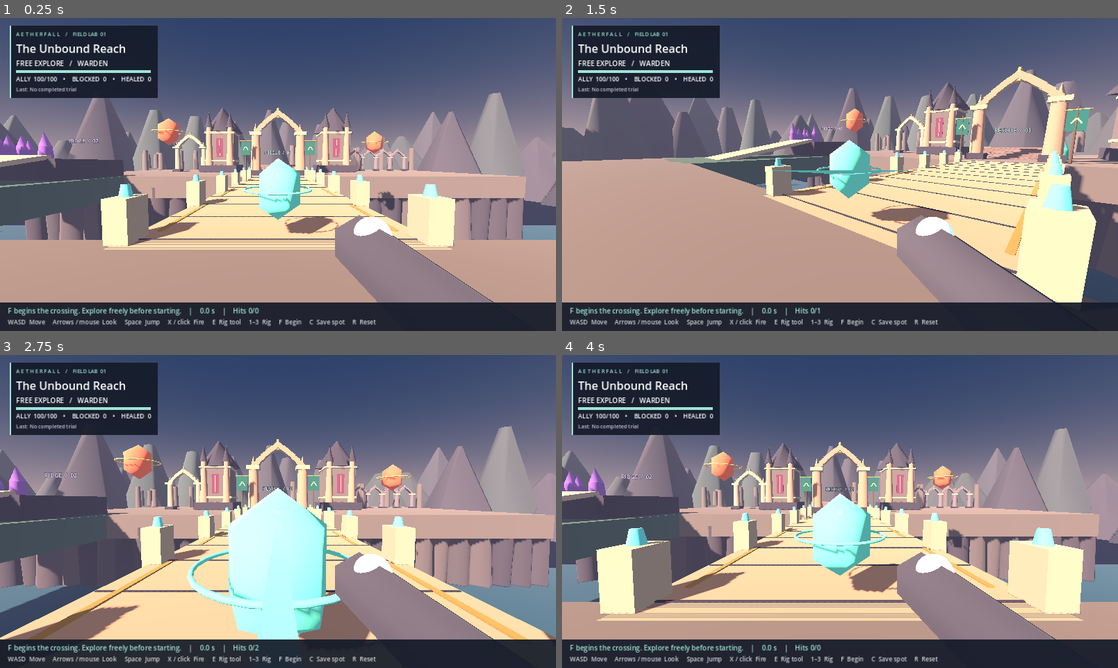
Above: before the commit, frames 1-4 (two rows, left to right).
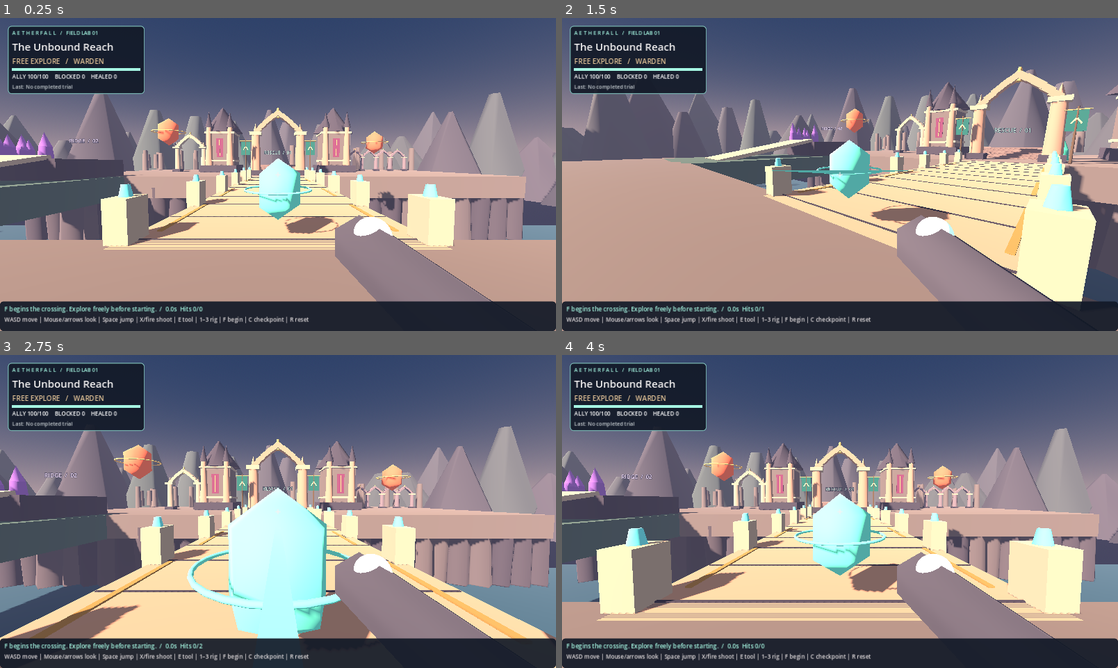
Above: after the commit, the same moments.

Repository: brysonandtiff-ops/AETHERFALL---REALMS-COLLIDE---HORIZEN-GAME-ENGINE-PROTOTYPE
Game: Godot game, scene res://scenes/levels/arenas/unbound_reach.tscn
Two runs of this game, one before a commit and one after it. Both use one fixed random seed, a clock stepped at 60 frames per second and the inputs below. This scene is started directly instead of the project's main scene.
Inputs (mouse positions are in pixels of both pictures, inside the frame that each line leads up to):
- Up to frame 1 (0.25 s): no input
- Up to frame 2 (1.5 s): tap Enter at 0.5 s; move the mouse to (962, 158) at 0.52 s; hold D 0.53-1.28 s; tap R at 0.6 s; click (962, 158) at 0.67 s; tap Space at 0.77 s; move the mouse to (812, 174) at 1.27 s; hold W from 1.28 s (still down); tap Shift at 1.35 s; click (812, 174) at 1.42 s
- Up to frame 3 (2.75 s): keep holding W; tap Space at 1.52 s; tap R at 1.55, 2.3 s; move the mouse to (289, 505) at 2.02 s; hold X from 2.03 s (still down); click (289, 505) at 2.17 s
- Up to frame 4 (4 s): keep holding W; move the mouse to (834, 517) at 2.77 s; release X at 2.78 s; tap E at 2.85 s; click (834, 517) at 2.92 s; tap Space at 3.02, 3.77 s; tap R at 3.05, 3.8 s; move the mouse to (878, 514) at 3.52 s; tap F at 3.6 s; click (878, 514) at 3.67 s

The runs differ from the first frame. In frame 1, 4.9% of the frame differs, in the area x 0-100%, y 2-100%; in frame 2, 4.9%; in frame 3, 4.9%; in frame 4, 4.9%.

Commit message:
feat(range): responsive phone/tablet HUD, simultaneous touch look and movement, controller mapping

Diff:
--- a/game/scripts/levels/reach/hud.gd
+++ b/game/scripts/levels/reach/hud.gd
@@ -1,124 +1,196 @@
 extends CanvasLayer
-var state := Label.new()
-var numbers := Label.new()
-var hint := Label.new()
-var last := Label.new()
-var hp := ProgressBar.new()
-var root := Control.new()
-var forward := false
-var back := false
-var leftward := false
-var rightward := false
-const INK := Color("151b29ed")
-const MINT := Color("9ee5d5")
+# One responsive interface; neutral training rigs, not canonical hero HUD.
+const INK := Color("121927eb")
+const MINT := Color("a6f8e3")
+const GOLD := Color("dfc095")
+const LIGHT := Color("f4f2f2")
+var root: Control = Control.new()
+var info_frame: PanelContainer
+var state: Label = Label.new()
+var hp: ProgressBar = ProgressBar.new()
+var numbers: Label = Label.new()
+var last: Label = Label.new()
+var hint: Label = Label.new()
+var touch_enabled := false
+var touch_actions: Dictionary = {}
+var joystick_base: PanelContainer
+var joystick_knob: PanelContainer
+var last_view := Vector2.ZERO
 
-func label(parent: Node, caption: String, size: int, tint: Color) -> Label:
-    var item := Label.new()
-    item.text = caption
-    item.add_theme_font_size_override("font_size",size)
-    item.add_theme_color_override("font_color",tint)
-    item.mouse_filter = Control.MOUSE_FILTER_IGNORE
-    parent.add_child(item)
-    return item
+func style(bg: Color, border: Color = Color.TRANSPARENT, rounded: int = 8) -> StyleBoxFlat:
+    var s := StyleBoxFlat.new()
+    s.bg_color = bg
+    s.border_color = border
+    s.border_width_left = 2 if border != Color.TRANSPARENT else 0
+    s.border_width_right = s.border_width_left
+    s.border_width_top = s.border_width_left
+    s.border_width_bottom = s.border_width_left
+    s.corner_radius_top_left = rounded
+    s.corner_radius_top_right = rounded
+    s.corner_radius_bottom_left = rounded
+    s.corner_radius_bottom_right = rounded
+    s.content_margin_left = 10
+    s.content_margin_right = 10
+    s.content_margin_top = 7
+    s.content_margin_bottom = 7
+    return s
 
-func panel(at: Vector2, width: int) -> VBoxContainer:
-    var frame := PanelContainer.new()
-    var bg := StyleBoxFlat.new()
-    bg.bg_color = INK
-    bg.border_color = MINT
-    bg.border_width_left = 3
-    bg.content_margin_left = 15
-    bg.content_margin_right = 16
-    bg.content_margin_top = 10
-    bg.content_margin_bottom = 10
-    frame.add_theme_stylebox_override("panel",bg)
-    root.add_child(frame)
-    frame.position = at
-    frame.custom_minimum_size.x = width
-    frame.mouse_filter = Control.MOUSE_FILTER_IGNORE
-    var box := VBoxContainer.new()
-    box.mouse_filter = Control.MOUSE_FILTER_IGNORE
-    frame.add_child(box)
-    return box
+func label(parent: Node, text: String, size: int, tint: Color) -> Label:
+    var l := Label.new()
+    l.text = text
+    l.add_theme_color_override("font_color",tint)
+    l.add_theme_font_size_override("font_size",size)
+    l.mouse_filter = Control.MOUSE_FILTER_IGNORE
+    parent.add_child(l)
+    return l
 
-func button(row: Node, title: String, cb: Callable) -> Button:
+func action(name: String, title: String, cb: Callable) -> Button:
     var b := Button.new()
+    b.name = name
     b.text = title
     b.focus_mode = Control.FOCUS_NONE
-    b.custom_minimum_size = Vector2(54,38)
+    b.mouse_filter = Control.MOUSE_FILTER_STOP
+    b.custom_minimum_size = Vector2(62,48)
+    b.add_theme_font_size_override("font_size",16)
+    b.add_theme_color_override("font_color",LIGHT)
+    b.add_theme_stylebox_override("normal",style(Color("29374be5"),Color("79bdc1"),13))
+    b.add_theme_stylebox_override("hover",style(Color("36556bef"),MINT,13))
+    b.add_theme_stylebox_override("pressed",style(Color("54838df5"),MINT,13))
     b.pressed.connect(cb)
-    row.add_child(b)
+    root.add_child(b)
+    touch_actions[name] = b
     return b
-
-func dir_button(row: Node,title: String, field: String, scene) -> void:
-    var b := button(row,title,func(): pass)
-    b.button_down.connect(func(): set(field,true); move_touch(scene))
-    b.button_up.connect(func(): set(field,false); move_touch(scene))
-
-func move_touch(s) -> void:
-    s.pilot.touch_move = Vector2(float(rightward)-float(leftward),float(back)-float(forward))
 
 func setup(s) -> void:
     add_child(root)
     root.set_anchors_and_offsets_preset(Control.PRESET_FULL_RECT)
     root.mouse_filter = Control.MOUSE_FILTER_IGNORE
-    var info := panel(Vector2(22,18),292)
-    label(info,"A E T H E R F A L L    /    FIELD LAB  01",12,MINT)
-    label(info,"The Unbound Reach",26,Color.WHITE)
-    info.add_child(state)
-    info.add_child(hp)
+    info_frame = PanelContainer.new()
+    info_frame.name = "Stats"
+    info_frame.mouse_filter = Control.MOUSE_FILTER_IGNORE
+    info_frame.add_theme_stylebox_override("panel",style(INK,Color("72aaa9"),8))
+    root.add_child(info_frame)
+    var column := VBoxContainer.new()
+    column.mouse_filter = Control.MOUSE_FILTER_IGNORE
+    info_frame.add_child(column)
+    label(column,"A E T H E R F A L L   /   FIELD LAB 01",12,MINT)
+    label(column,"The Unbound Reach",24,LIGHT)
+    column.add_child(state)
+    state.mouse_filter = Control.MOUSE_FILTER_IGNORE
+    state.add_theme_color_override("font_color",GOLD)
+    column.add_child(hp)
+    hp.show_percentage = false
     hp.custom_minimum_size.y = 6
-    hp.show_percentage = false
+    hp.max_value = 100
+    hp.mouse_filter = Control.MOUSE_FILTER_IGNORE
     var fill := StyleBoxFlat.new()
     fill.bg_color = MINT
     hp.add_theme_stylebox_override("fill",fill)
-    info.add_child(numbers)
-    numbers.add_theme_font_size_override("font_size",14)
-    info.add_child(last)
+    column.add_child(numbers)
+    numbers.add_theme_font_size_override("font_size",13)
+    numbers.mouse_filter = Control.MOUSE_FILTER_IGNORE
+    column.add_child(last)
     last.add_theme_font_size_override("font_size",12)
-    last.modulate = Color("c9cad6")
-    var cross := label(root,"+",22,Color.WHITE)
-    cross.set_anchors_and_offsets_preset(Control.PRESET_CENTER)
-    var foot := PanelContainer.new()
-    root.add_child(foot)
-    foot.set_anchors_and_offsets_preset(Control.PRESET_BOTTOM_WIDE)
-    var bg := StyleBoxFlat.new()
-    bg.bg_color = INK
-    bg.content_margin_left = 18
-    bg.content_margin_top = 7
-    bg.content_margin_bottom = 7
-    foot.add_theme_stylebox_override("panel",bg)
-    var stack := VBoxContainer.new()
-    foot.add_child(stack)
-    stack.add_child(hint)
-    hint.add_theme_color_override("font_color",MINT)
-    hint.add_theme_font_size_override("font_size",16)
-    var touch := DisplayServer.is_touchscreen_available()
-    if touch:
-        var row := HBoxContainer.new()
-        stack.add_child(row)
-        dir_button(row,"◀","leftward",s)
-        dir_button(row,"▲","forward",s)
-        dir_button(row,"▼","back",s)
-        dir_button(row,"▶","rightward",s)
-        button(row,"Jump",func(): s.pilot.jump_queued = true)
-        button(row,"Fire",s.fire)
-        var skill := button(row,"Rig tool",s.use_tool)
-        skill.button_down.connect(func(): s.touch_guard = true)
-        skill.button_up.connect(func(): s.touch_guard = false)
-        button(row,"Rig",func(): s.switch_rig((s.mode+1)%3))
-        button(row,"Begin",s.start_trial)
-        button(row,"Save spot",s.save_checkpoint)
-        button(row,"Reset",s.reset_trial)
+    last.modulate = Color("c9d0d4")
+    last.mouse_filter = Control.MOUSE_FILTER_IGNORE
+    touch_enabled = DisplayServer.is_touchscreen_available() or OS.get_environment("AF_FORCE_TOUCH_UI") == "1"
+    if touch_enabled:
+        hint.autowrap_mode = TextServer.AUTOWRAP_WORD_SMART
+        hint.add_theme_font_size_override("font_size",12)
+        hint.add_theme_color_override("font_color",MINT)
+        hint.custom_minimum_size.x = 190
+        hint.mouse_filter = Control.MOUSE_FILTER_IGNORE
+        column.add_child(hint)
+        setup_touch(s)
     else:
-        label(stack,"WASD  Move     Arrows / mouse  Look     Space  Jump     X / click  Fire     E  Rig tool     1–3  Rig     F  Begin     C  Save spot     R  Reset",14,Color("d5d2d7"))
-    foot.offset_top = -94 if touch else -65
-    foot.offset_bottom = 0
+        info_frame.position = Vector2(18,18)
+        info_frame.custom_minimum_size.x = 315
+        var cross := label(root,"+",24,LIGHT)
+        cross.set_anchors_and_offsets_preset(Control.PRESET_CENTER)
+        var footer := PanelContainer.new()
+        footer.mouse_filter = Control.MOUSE_FILTER_IGNORE
+        footer.add_theme_stylebox_override("panel",style(INK))
+        root.add_child(footer)
+        footer.set_anchors_and_offsets_preset(Control.PRESET_BOTTOM_WIDE)
+        footer.offset_top = -68
+        footer.offset_bottom = 0
+        var box := VBoxContainer.new()
+        footer.add_child(box)
+        box.add_child(hint)
+        hint.add_theme_color_override("font_color",MINT)
+        hint.add_theme_font_size_override("font_size",14)
+        label(box,"WASD move | Mouse/arrows look | Space jump | X/fire shoot | E tool | 1–3 rig | F begin | C checkpoint | R reset",13,Color("e2ddde"))
+    last_view = Vector2.ZERO
+    refresh(s)
+
+func setup_touch(s) -> void:
+    # Independent touch targets avoid the original 11-button horizontal overflow.
+    action("BEGIN","BEGIN",s.start_trial)
+    action("SAVE","SAVE SPOT",s.save_checkpoint)
+    action("RESET","RESET",s.reset_trial)
+    action("JUMP","JUMP",func(): s.pilot.jump_queued = true)
+    action("FIRE","FIRE",func(): s.fire())
+    var tool := action("TOOL","GUARD",func(): s.use_tool())
+    tool.button_down.connect(func(): s.touch_guard = true)
+    tool.button_up.connect(func(): s.touch_guard = false)
+    action("RIG","RIG",func(): s.switch_rig((s.mode+1)%3))
+    joystick_base = PanelContainer.new()
+    joystick_base.name = "MovePad"
+    joystick_base.mouse_filter = Control.MOUSE_FILTER_IGNORE
+    joystick_base.add_theme_stylebox_override("panel",style(Color("254257a3"),Color("9ad1d6c9"),70))
+    root.add_child(joystick_base)
+    joystick_knob = PanelContainer.new()
+    joystick_knob.name = "Thumb"
+    joystick_knob.mouse_filter = Control.MOUSE_FILTER_IGNORE
+    joystick_knob.add_theme_stylebox_override("panel",style(Color("8cc5cbb3"),Color("d2f7f3"),32))
+    joystick_base.add_child(joystick_knob)
+    joystick_knob.custom_minimum_size = Vector2(42,42)
+    joystick_knob.size = Vector2(42,42)
+    var mark := label(joystick_base,"MOVE",14,LIGHT)
+    mark.position = Vector2(50,10)
+    layout_touch(get_viewport().get_visible_rect().size)
+
+func layout_touch(view: Vector2) -> void:
+    if not touch_enabled: return
+    var w: float = view.x
+    var h: float = view.y
+    if w < 320 or h < 320: return
+    last_view = view
+    info_frame.position = Vector2(10,8)
+    info_frame.custom_minimum_size.x = minf(305,w-20)
+    info_frame.size.x = minf(305,w-20)
+    var top_y: float = 10 if w >= 660 else 180
+    var top_x: float = w-252 if w >= 660 else 10
+    var top_width := 78.0
+    for i in range(3):
+        var key: String = ["BEGIN","SAVE","RESET"][i]
+        var b: Button = touch_actions[key]
+        b.position = Vector2(top_x+i*(top_width+6),top_y)
+        b.size = Vector2(top_width,48)
+    # Four battle actions arranged as a 2x2 cluster, reachable by right thumb.
+    var side_x: float = w-184
+    var bottom_y: float = h-145
+    var names := ["JUMP","FIRE","TOOL","RIG"]
+    for i in range(4):
+        var b: Button = touch_actions[names[i]]
+        b.position = Vector2(side_x+float(i%2)*86,bottom_y+float(i/2)*66)
+        b.size = Vector2(80,58)
+    joystick_base.position = Vector2(12,h-160)
+    joystick_base.size = Vector2(148,148)
+    joystick_base.custom_minimum_size = Vector2(148,148)
+    joystick_knob.position = Vector2(53,53)
+
+func _process(_dt: float) -> void:
+    if touch_enabled:
+        var view := get_viewport().get_visible_rect().size
+        if view != last_view: layout_touch(view)
 
 func refresh(s) -> void:
-    var status: String = {"READY":"FREE EXPLORE","RUNNING":"ESCORT LIVE","WON":"COURIER SAFE","LOST":"COURIER LOST"}.get(s.phase,s.phase)
-    state.text = "%s   /   %s" % [status,s.RIGS[s.mode]]
+    state.text = "%s   /   %s" % [{"READY":"FREE EXPLORE","RUNNING":"ESCORT LIVE","WON":"COURIER SAFE","LOST":"COURIER LOST"}.get(s.phase,s.phase),s.RIGS[s.mode]]
     hp.value = s.ally_hp
-    numbers.text = "ALLY  %d/100    •    BLOCKED  %d    •    HEALED  %d" % [s.ally_hp,s.prevented,s.restored]
+    numbers.text = "ALLY %d/100    BLOCKED %d    HEALED %d" % [s.ally_hp,s.prevented,s.restored]
     last.text = "Last: %s" % s.last_result
-    hint.text = "%s    |    %.1f s    |    Hits %d/%d" % [s.message,s.elapsed,s.hits,s.shots]
+    hint.text = "%s  /  %.1fs  Hits %d/%d" % [s.message,s.elapsed,s.hits,s.shots]
+    if touch_enabled:
+        touch_actions["TOOL"].text = ["GUARD","DISRUPT","HEAL"][s.mode]
+        joystick_knob.position = Vector2(53,53)+s.pilot.touch_move*40.0
--- a/game/scripts/levels/reach/pilot.gd
+++ b/game/scripts/levels/reach/pilot.gd
@@ -1,10 +1,13 @@
 extends CharacterBody3D
-# Neutral first-person test rig. No hero identity or asset is implied.
-var camera := Camera3D.new()
+# Neutral input rig; multi-touch, keyboard/mouse and standard Xbox-style gamepads.
+var camera: Camera3D = Camera3D.new()
 var pitch := -0.055
 var touch_move := Vector2.ZERO
+var move_finger := -1
+var move_anchor := Vector2.ZERO
 var look_finger := -1
 var jump_queued := false
+const STICK_RADIUS := 56.0
 
 func _ready() -> void:
     var col := CollisionShape3D.new()
@@ -47,7 +50,7 @@
     lens.material_override = light
     camera.add_child(lens)
 
-func look(dx: float, dy: float) -> void:
+func look(dx: float,dy: float) -> void:
     rotate_y(-dx)
     pitch = clampf(pitch-dy,-1.35,1.35)
     camera.rotation.x = pitch
@@ -56,17 +59,37 @@
     if event is InputEventMouseMotion and Input.mouse_mode == Input.MOUSE_MODE_CAPTURED:
         look(event.relative.x*0.0023,event.relative.y*0.0023)
     elif event is InputEventScreenTouch:
-        if event.pressed and event.position.x > get_viewport().size.x*0.48 and look_finger < 0:
-            look_finger = event.index
-        elif not event.pressed and event.index == look_finger:
-            look_finger = -1
-    elif event is InputEventScreenDrag and event.index == look_finger:
-        look(event.relative.x*0.004,event.relative.y*0.004)
+        var view := get_viewport().get_visible_rect().size
+        if event.pressed:
+            if event.position.x < view.x*0.47 and event.position.y > view.y*0.45 and move_finger < 0:
+                move_finger = event.index
+                move_anchor = event.position
+                touch_move = Vector2.ZERO
+            elif event.position.x >= view.x*0.47 and look_finger < 0:
+                look_finger = event.index
+        else:
+            if event.index == move_finger:
+                move_finger = -1
+                touch_move = Vector2.ZERO
+            if event.index == look_finger:
+                look_finger = -1
+    elif event is InputEventScreenDrag:
+        if event.index == move_finger:
+            touch_move = ((event.position-move_anchor)/STICK_RADIUS).limit_length(1.0)
+        elif event.index == look_finger:
+            look(event.relative.x*0.004,event.relative.y*0.004)
     elif event is InputEventKey and event.keycode == KEY_SPACE and event.pressed and not event.echo:
         jump_queued = true
 
 func _physics_process(dt: float) -> void:
-    var axis := Vector2(float(Input.is_physical_key_pressed(KEY_D))-float(Input.is_physical_key_pressed(KEY_A)),float(Input.is_physical_key_pressed(KEY_S))-float(Input.is_physical_key_pressed(KEY_W))) + touch_move
+    var axis := Vector2(float(Input.is_physical_key_pressed(KEY_D))-float(Input.is_physical_key_pressed(KEY_A)),float(Input.is_physical_key_pressed(KEY_S))-float(Input.is_physical_key_pressed(KEY_W)))+touch_move
+    var connected := Input.get_connected_joypads()
+    if not connected.is_empty():
+        var joy: int = connected[0]
+        var left := Vector2(Input.get_joy_axis(joy,JOY_AXIS_LEFT_X),Input.get_joy_axis(joy,JOY_AXIS_LEFT_Y))
+        if left.length()>0.18: axis += left
+        var right := Vector2(Input.get_joy_axis(joy,JOY_AXIS_RIGHT_X),Input.get_joy_axis(joy,JOY_AXIS_RIGHT_Y))
+        if right.length()>0.18: look(right.x*2.4*dt,right.y*1.8*dt)
     var dir := transform.basis*Vector3(axis.x,0,axis.y).limit_length(1.0)
     var speed := 8.0 if Input.is_physical_key_pressed(KEY_SHIFT) else 5.8
     velocity.x = dir.x*speed
@@ -74,7 +97,7 @@
     if is_on_floor() and jump_queued: velocity.y = 6.3
     jump_queued = false
     velocity.y -= 18.0*dt
-    var yaw_input := float(Input.is_physical_key_pressed(KEY_RIGHT))-float(Input.is_physical_key_pressed(KEY_LEFT))
-    var pitch_input := float(Input.is_physical_key_pressed(KEY_DOWN))-float(Input.is_physical_key_pressed(KEY_UP))
-    look(yaw_input*1.6*dt,pitch_input*1.4*dt)
+    var yaw := float(Input.is_physical_key_pressed(KEY_RIGHT))-float(Input.is_physical_key_pressed(KEY_LEFT))
+    var vertical := float(Input.is_physical_key_pressed(KEY_DOWN))-float(Input.is_physical_key_pressed(KEY_UP))
+    look(yaw*1.6*dt,vertical*1.4*dt)
     move_and_slide()
--- a/game/scripts/levels/reach/range.gd
+++ b/game/scripts/levels/reach/range.gd
@@ -284,3 +284,17 @@
     elif e is InputEventMouseButton and e.button_index == MOUSE_BUTTON_LEFT and e.pressed:
         if Input.mouse_mode == Input.MOUSE_MODE_CAPTURED: fire()
         elif not DisplayServer.is_touchscreen_available(): Input.mouse_mode = Input.MOUSE_MODE_CAPTURED
+
+    elif e is InputEventJoypadButton:
+        if e.button_index == JOY_BUTTON_RIGHT_SHOULDER and not e.pressed:
+            touch_guard = false
+        if e.pressed:
+            match e.button_index:
+                JOY_BUTTON_A: pilot.jump_queued = true
+                JOY_BUTTON_X: fire()
+                JOY_BUTTON_RIGHT_SHOULDER:
+                    touch_guard = true
+                    use_tool()
+                JOY_BUTTON_Y: switch_rig((mode+1)%3)
+                JOY_BUTTON_START: start_trial()
+                JOY_BUTTON_BACK: reset_trial()
